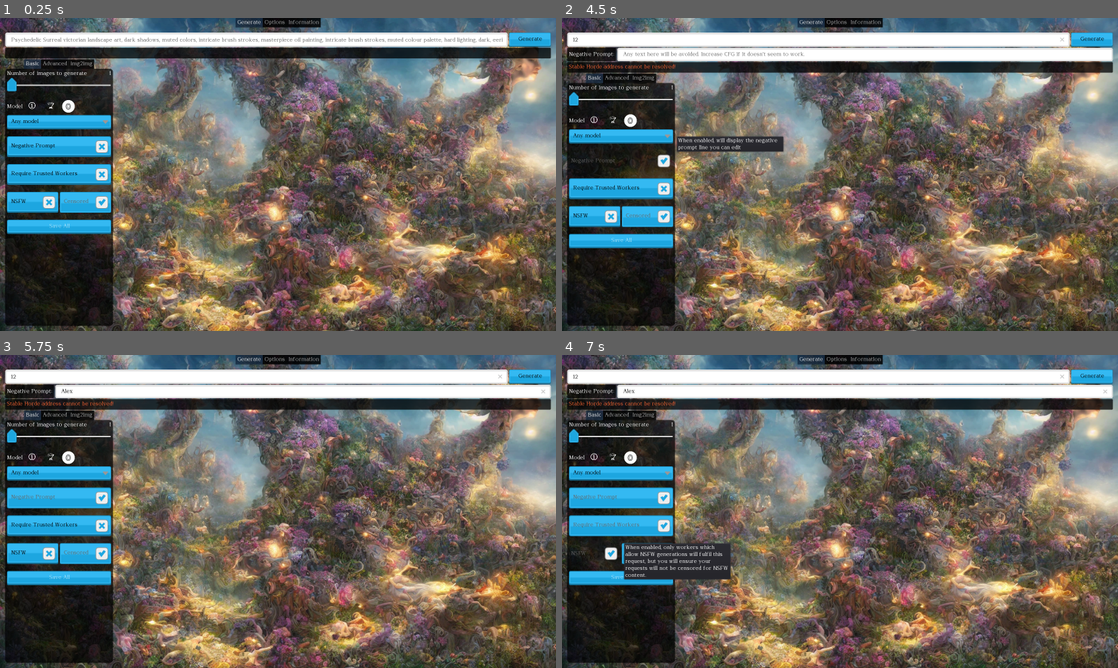
Above: before the commit, frames 1-4 (two rows, left to right).
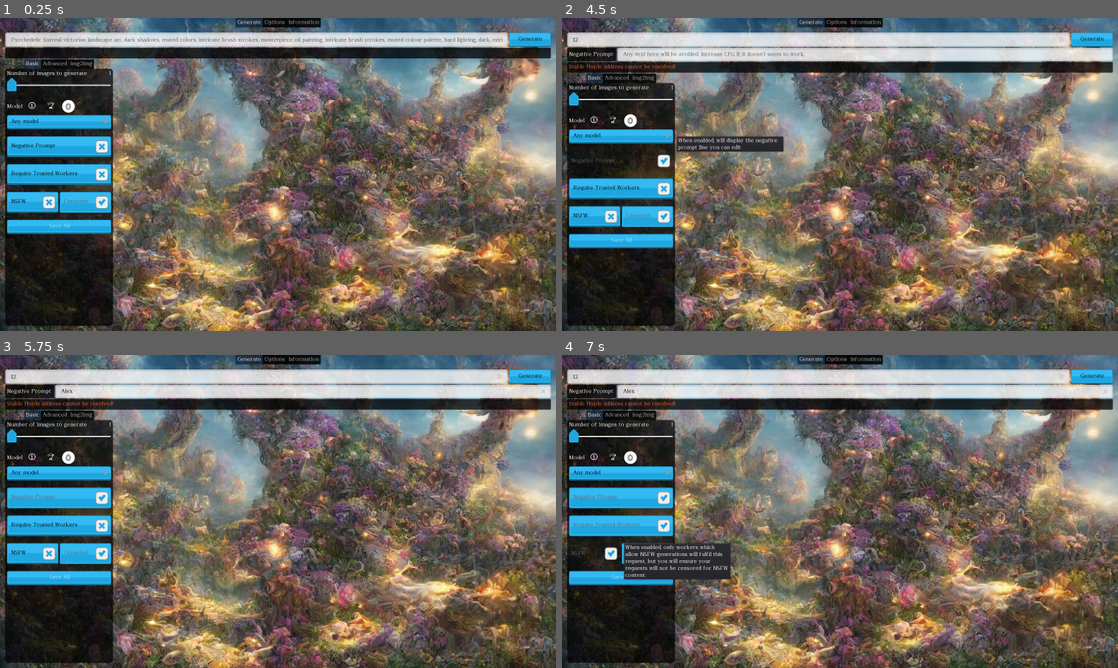
Above: after the commit, the same moments.

Repository: Haidra-Org/Lucid-Creations
Game: Godot game, scene res://StableHordeClient.tscn
Two runs of this game, one before a commit and one after it. Both use one fixed random seed, a clock stepped at 60 frames per second and the inputs below.
Inputs (mouse positions are in pixels of both pictures, inside the frame that each line leads up to):
- Up to frame 1 (0.25 s): no input
- Up to frame 2 (4.5 s): click (817, 39) at 0.52 s; type "12" at 0.6 s; click (612, 105) at 1.25 s; click "Generate" at 2 s; click (595, 105) at 2.75 s; click "Any model" at 3.5 s; click "Negative Prompt" at 4.25 s
- Up to frame 3 (5.75 s): click (305, 392) at 5.02 s; type "Alex" at 5.1 s
- Up to frame 4 (7 s): click "Require Trusted Workers" at 5.75 s; click "NSFW" at 6.5 s

The runs differ from the first frame. In frame 1, 3.7% of the frame differs, in the area x 1-92%, y 4-10%; in frame 2, 7.4%; in frame 3, 7.4%, in the area x 1-99%, y 4-14%; in frame 4, 7.4%.
Error before the commit: Invalid get index 'trigger' (on base: 'Dictionary'). (res://Model.gd:156)
Error after the commit: Invalid get index 'trigger' (on base: 'Dictionary'). (res://Model.gd:160)

Commit message:
trigger arrays

Diff:
--- a/Model.gd
+++ b/Model.gd
@@ -8,6 +8,7 @@
 onready var stable_horde_models := $"%StableHordeModels"
 onready var model_info := $"%ModelInfo"
 onready var model_trigger := $"%ModelTrigger"
+onready var trigger_selection := $"%TriggerSelection"
 onready var model_info_card := $"%ModelInfoCard"
 onready var model_info_label := $"%ModelInfoLabel"
 onready var model_health  : TextureRect = $"%ModelHealth"
@@ -26,6 +27,8 @@
 	model_info.connect("pressed", self, "_on_model_info_pressed")
 	# warning-ignore:return_value_discarded
 	model_trigger.connect("pressed", self, "_on_model_trigger_pressed")
+	# warning-ignore:return_value_discarded
+	trigger_selection.connect("id_pressed", self,"_on_trigger_selection_id_pressed")
 #	connect("item_selected",self,"_on_item_selected") # Debug
 	# warning-ignore:return_value_discarded
 	model_info_label.connect("meta_clicked",self, "_on_model_info_meta_clicked")
@@ -153,7 +156,20 @@
 
 func _on_model_trigger_pressed() -> void:
 	var model_reference := get_selected_model_reference()
-	emit_signal("prompt_inject_requested", model_reference['trigger'])
+	var selected_triggers: Array = []
+	if typeof(model_reference['trigger']) == TYPE_STRING:
+		selected_triggers =  [model_reference['trigger']]
+	elif model_reference['trigger'].size() == 1:
+		selected_triggers = [model_reference['trigger'][0]]
+	else:
+		trigger_selection.clear()
+		for t in model_reference['trigger']:
+			trigger_selection.add_check_item(t)
+		trigger_selection.add_item("Select")
+		trigger_selection.popup()
+		trigger_selection.rect_global_position = model_trigger.rect_global_position
+	if selected_triggers.size() > 0:
+		emit_signal("prompt_inject_requested", selected_triggers)
 
 
 func _on_model_changed(_selected_item = null) -> void:
@@ -207,3 +223,13 @@
 		"eta": model_performance["eta"],
 	}
 	popup_info_label.bbcode_text = t.format(fmt)
+
+func _on_trigger_selection_id_pressed(id: int) -> void:
+	if trigger_selection.is_item_checkable(id):
+		trigger_selection.toggle_item_checked(id)
+	else:
+		var selected_triggers:= []
+		for iter in range (trigger_selection.get_item_count()):
+			if trigger_selection.is_item_checked(iter):
+				selected_triggers.append(trigger_selection.get_item_text(iter))
+		emit_signal("prompt_inject_requested", selected_triggers)
--- a/StableHordeClient.gd
+++ b/StableHordeClient.gd
@@ -410,8 +410,11 @@
 	image_preview.load_image_from_path(path)
 	stable_horde_client.source_image = image_preview.source_image
 
-func _on_prompt_inject(tokens: String) -> void:
-	prompt_line_edit.text += ', ' + tokens
+func _on_prompt_inject(tokens: Array) -> void:
+	for token in tokens:
+		if token in prompt_line_edit.text:
+			continue
+		prompt_line_edit.text += ', ' + token
 
 func _on_NegativePrompt_toggled(pressed: bool) -> void:
 	negative_prompt.pressed = pressed
--- a/StableHordeClient.tscn
+++ b/StableHordeClient.tscn
@@ -286,6 +286,12 @@
 flat = true
 expand_icon = true
 
+[node name="TriggerSelection" type="PopupMenu" parent="TabContainer/Generate/VBoxContainer/MainArea/Controls/Basic/Model/ModelButtons/ModelTrigger"]
+unique_name_in_owner = true
+margin_right = 20.0
+margin_bottom = 20.0
+hide_on_checkable_item_selection = false
+
 [node name="ModelInfoCard" type="PopupPanel" parent="TabContainer/Generate/VBoxContainer/MainArea/Controls/Basic/Model/ModelButtons"]
 unique_name_in_owner = true
 margin_left = 157.0
--- a/theme/kenneyUI-blue.tres
+++ b/theme/kenneyUI-blue.tres
@@ -99,6 +99,7 @@
 margin_right = 13.718
 margin_top = 12.0032
 margin_bottom = 9.43112
+modulate_color = Color( 1, 1, 1, 0.784314 )
 
 [sub_resource type="AtlasTexture" id=20]
 flags = 4
